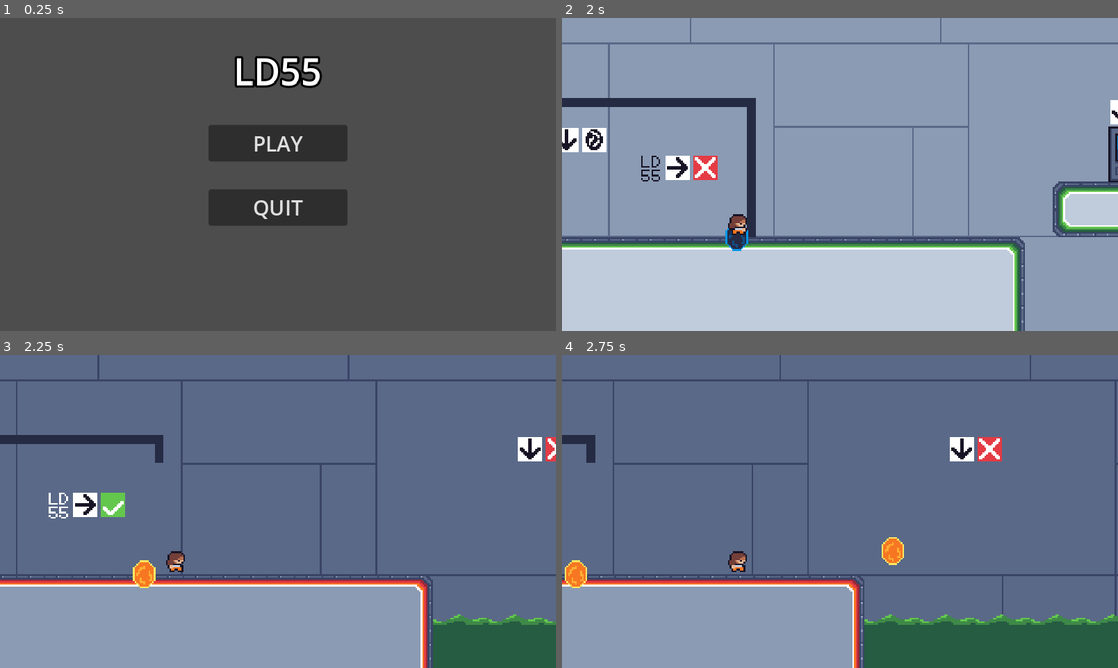
Above: before the commit, frames 1-4 (two rows, left to right).
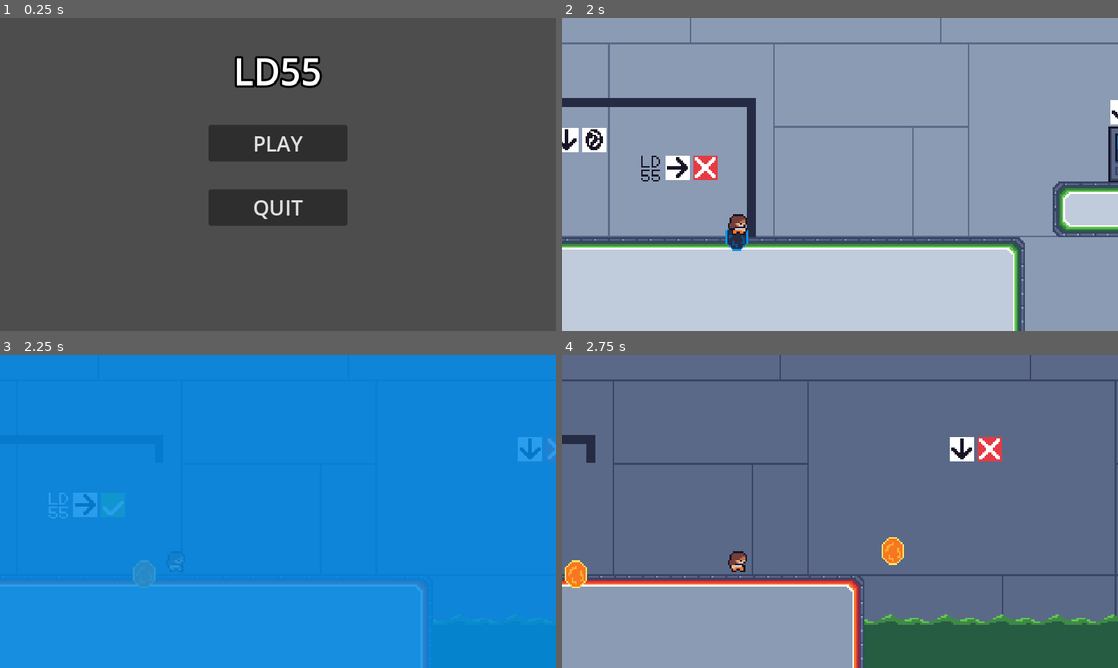
Above: after the commit, the same moments.

Repository: EthanPlant/LD55
Game: Godot game, scene res://scenes/main.tscn
The game is run twice, just before and just after one commit, with the same random seed, the same clock (stepped at 60 frames per second) and the same inputs.
Inputs (mouse positions are in pixels of both pictures, inside the frame that each line leads up to):
- Up to frame 1 (0.25 s): no input
- Up to frame 2 (2 s): click "PLAY" at 0.5 s; tap Enter at 1.25 s; move the mouse to (812, 237) at 1.27 s; hold D (walk_right) from 1.28 s (still down); click (812, 237) at 1.35 s; tap Space (jump) at 1.52 s; tap Ctrl (switch_world) at 1.55 s
- Up to frame 3 (2.25 s): keep holding D (walk_right); move the mouse to (444, 558) at 2.02 s; tap Ctrl (switch_world) at 2.1 s
- Up to frame 4 (2.75 s): keep holding D (walk_right); tap Space (jump) at 2.27 s; click (1006, 558) at 2.3 s

Frames 1-2 are identical in both runs. In frame 3, 100% of the frame differs, in the area x 0-100%, y 0-100%; in frame 4, nothing differs.

Commit message:
Fade on world change

Diff:
--- a/scenes/levels/tutorial_level.tscn
+++ b/scenes/levels/tutorial_level.tscn
@@ -7,6 +7,7 @@
 [ext_resource type="PackedScene" uid="uid://b5jh5jaayja54" path="res://scenes/entities/player.tscn" id="2_7x7dy"]
 [ext_resource type="PackedScene" uid="uid://b0c42n5yaoakj" path="res://scenes/entities/danger_zone.tscn" id="5_agmns"]
 [ext_resource type="PackedScene" uid="uid://cpye1rcw8vwog" path="res://scenes/entities/door.tscn" id="6_dnq1p"]
+[ext_resource type="PackedScene" uid="uid://ch327sm7ds0us" path="res://scenes/ui/world_fade.tscn" id="8_qepqw"]
 
 [sub_resource type="TileSetAtlasSource" id="TileSetAtlasSource_u6bm8"]
 texture = ExtResource("1_jle6i")
@@ -283,4 +284,8 @@
 [node name="PlayerStart" type="Node2D" parent="."]
 position = Vector2(-85, 207)
 
+[node name="UI" type="CanvasLayer" parent="."]
+
+[node name="WorldFade" parent="UI" instance=ExtResource("8_qepqw")]
+
 [connection signal="player_died" from="Player" to="." method="_on_player_player_died"]
--- a/scenes/ui/main_menu.tscn
+++ b/scenes/ui/main_menu.tscn
@@ -5,6 +5,7 @@
 [sub_resource type="SystemFont" id="SystemFont_fxr5o"]
 font_names = PackedStringArray("")
 font_weight = 900
+subpixel_positioning = 0
 oversampling = 3.0
 
 [sub_resource type="LabelSettings" id="LabelSettings_pnbl4"]
@@ -16,6 +17,7 @@
 [sub_resource type="SystemFont" id="SystemFont_ss44e"]
 font_names = PackedStringArray("")
 font_weight = 700
+subpixel_positioning = 0
 oversampling = 3.0
 
 [node name="MainMenu" type="Control"]
--- /dev/null
+++ b/scenes/ui/world_fade.tscn
@@ -0,0 +1,61 @@
+[gd_scene load_steps=4 format=3 uid="uid://ch327sm7ds0us"]
+
+[sub_resource type="Animation" id="Animation_2fkkb"]
+resource_name = "fade_blue"
+tracks/0/type = "value"
+tracks/0/imported = false
+tracks/0/enabled = true
+tracks/0/path = NodePath("ColorRect:color")
+tracks/0/interp = 1
+tracks/0/loop_wrap = true
+tracks/0/keys = {
+"times": PackedFloat32Array(0, 0.1, 0.2),
+"transitions": PackedFloat32Array(1, 1, 1),
+"update": 0,
+"values": [Color(0, 0.545098, 0.913725, 0), Color(0, 0.545098, 0.913725, 1), Color(0, 0.545098, 0.913725, 0)]
+}
+
+[sub_resource type="Animation" id="Animation_4as5h"]
+resource_name = "fade_orange"
+tracks/0/type = "value"
+tracks/0/imported = false
+tracks/0/enabled = true
+tracks/0/path = NodePath("ColorRect:color")
+tracks/0/interp = 1
+tracks/0/loop_wrap = true
+tracks/0/keys = {
+"times": PackedFloat32Array(0, 0.1, 0.2),
+"transitions": PackedFloat32Array(1, 1, 1),
+"update": 0,
+"values": [Color(0.996078, 0.682353, 0.203922, 0), Color(0.996078, 0.682353, 0.203922, 1), Color(0.996078, 0.682353, 0.203922, 0)]
+}
+
+[sub_resource type="AnimationLibrary" id="AnimationLibrary_vhnlj"]
+_data = {
+"fade_blue": SubResource("Animation_2fkkb"),
+"fade_orange": SubResource("Animation_4as5h")
+}
+
+[node name="WorldFade" type="Control"]
+layout_mode = 3
+anchors_preset = 15
+anchor_right = 1.0
+anchor_bottom = 1.0
+grow_horizontal = 2
+grow_vertical = 2
+
+[node name="ColorRect" type="ColorRect" parent="."]
+layout_mode = 1
+anchors_preset = 15
+anchor_right = 1.0
+anchor_bottom = 1.0
+grow_horizontal = 2
+grow_vertical = 2
+color = Color(0.996078, 0.682353, 0.203922, 0)
+
+[node name="AnimationPlayer" type="AnimationPlayer" parent="."]
+libraries = {
+"": SubResource("AnimationLibrary_vhnlj")
+}
+
+[connection signal="animation_started" from="AnimationPlayer" to="." method="_on_animation_player_animation_started"]
--- a/scripts/level.gd
+++ b/scripts/level.gd
@@ -20,7 +20,12 @@
 		add_child(portal)
 		portal.add_to_group("portals")
 		portal.global_position = get_global_mouse_position()
-		portal.world_switch.connect($TileMap.switch_world)
+		portal.world_switch.connect(_on_world_switch)
+
+
+func _on_world_switch():
+	$UI.get_node("WorldFade").get_node("AnimationPlayer").play("fade_blue" if Global.current_world == 1 else "fade_orange")
+	$TileMap.switch_world()
 
 func _on_player_player_died():
 	# Remove all portals
Not shown: 1 places in scenes/levels/tutorial_level.tscn that only renumber resources
